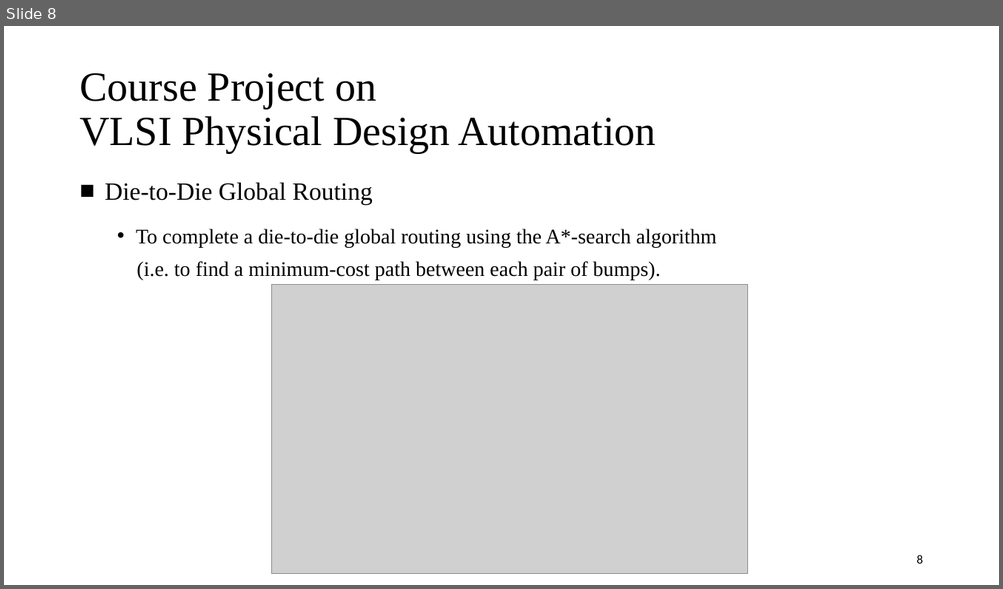
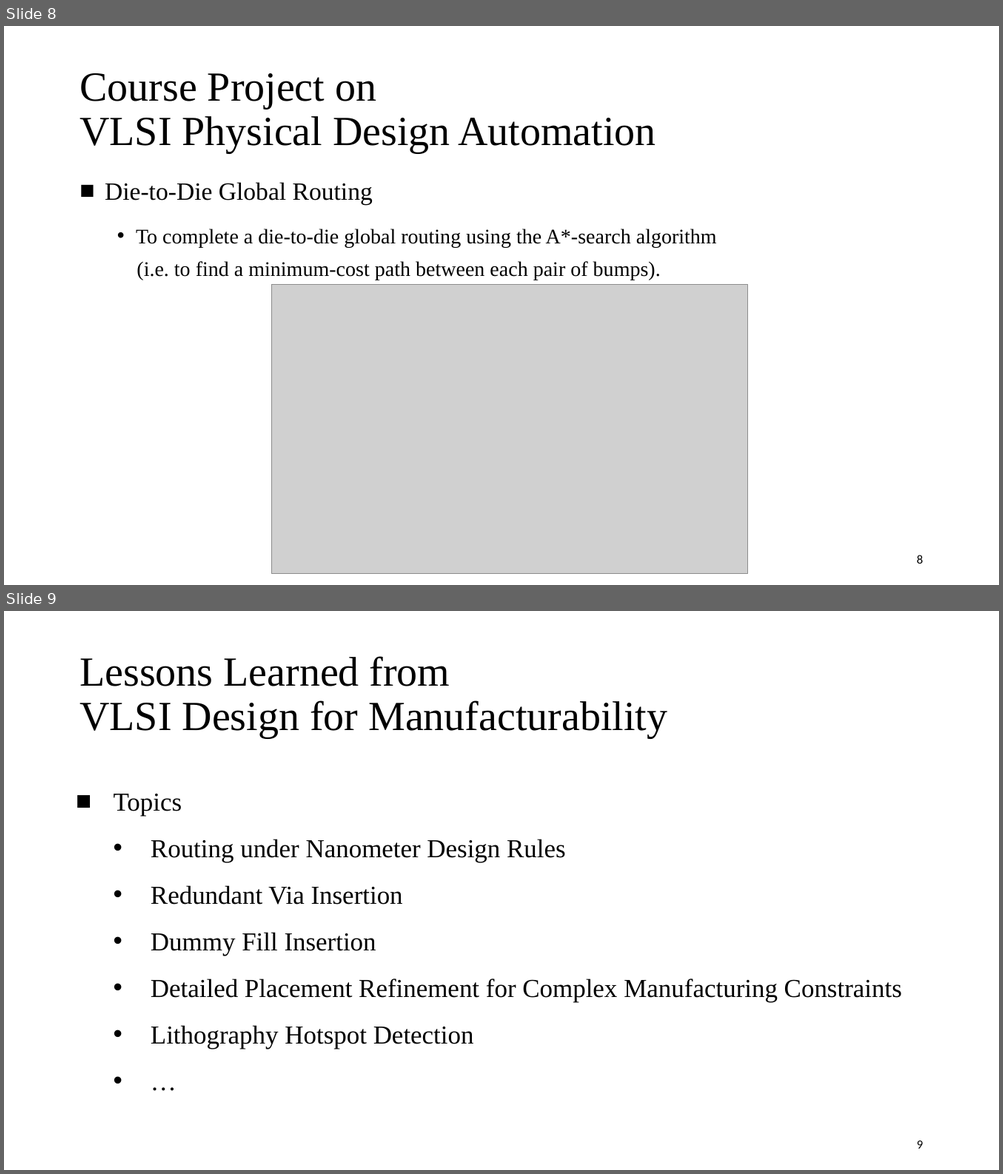
Before and after one commit to demon02130101/Lab, a slide deck: 面試簡報.pptx. Shown one above the other, each under a label of ours: slide 8 before the commit, slides 8 and 9 after it. The pictures are 1003x589 and 1003x1174 pixels, drawn with LibreOffice and Linux fonts; fonts in the diff are those of the drawing; grey boxes stand for pictures. Boxes give left, top, right and bottom in pixels: in the first picture for what was removed or moved away, otherwise in the second. Text is boxed around its words. In the diff, an @@ line names an element or a change of style, - is before the commit and + after.

```diff
--- a/面試簡報.pptx
+++ b/面試簡報.pptx
@@ slide 9 added at [4, 611, 999, 1170], background #FFFFFF @@
@@ title added at [79, 656, 667, 738], 40 pt, text #000000 @@
+Lessons Learned from
+VLSI Design for Manufacturability
@@ text added at [114, 794, 902, 1049], 25 pt, text #000000 @@
+■ Topics
+  • Routing under Nanometer Design Rules
+  • Redundant Via Insertion
+  • Dummy Fill Insertion
+  • Detailed Placement Refinement for Complex Manufacturing Constraints
+  • Lithography Hotspot Detection
+  • …
@@ page number added at [916, 1141, 922, 1149], 12 pt, text #000000 @@
+9
```
Also in this commit, not shown: 3 other files.
